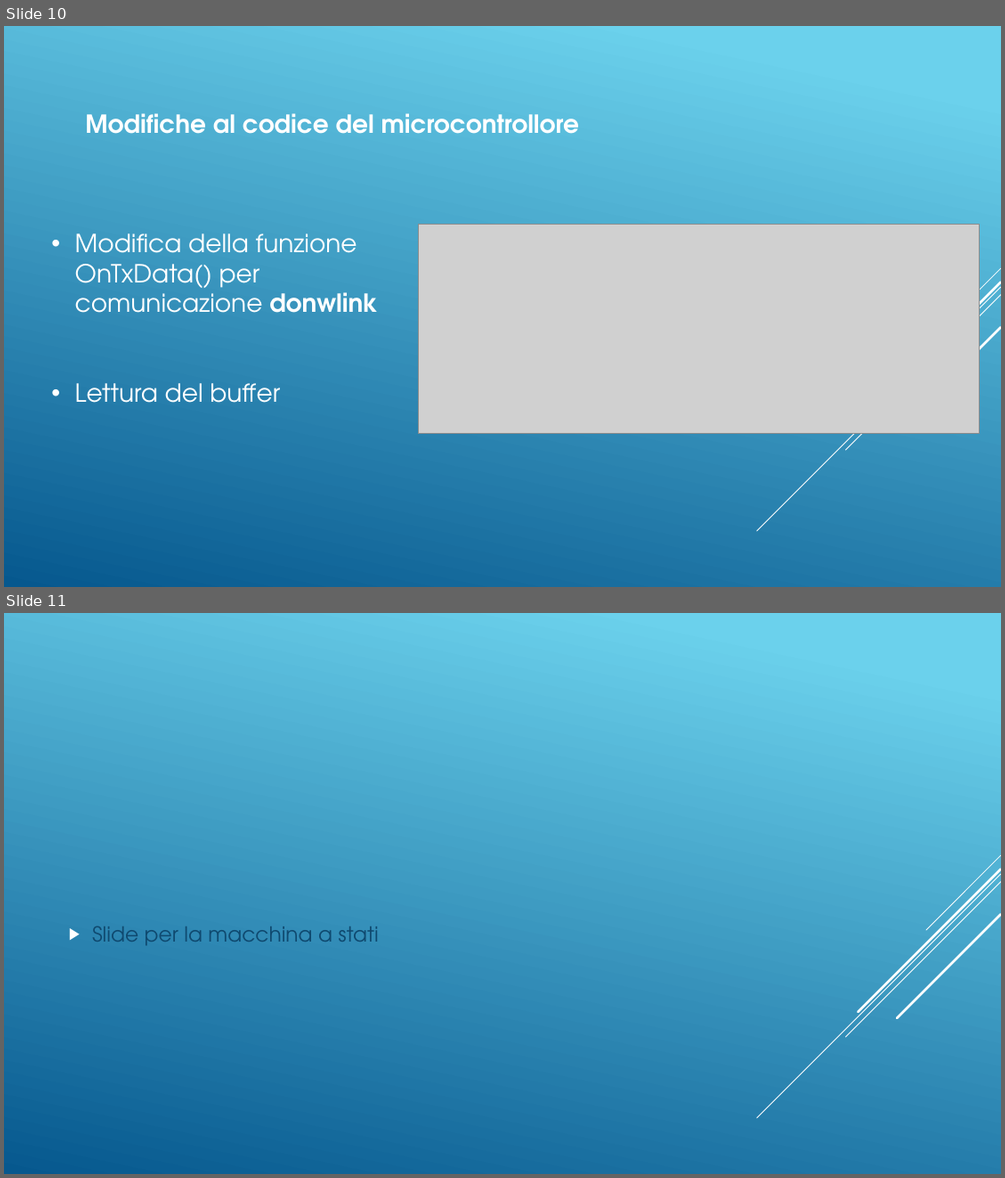
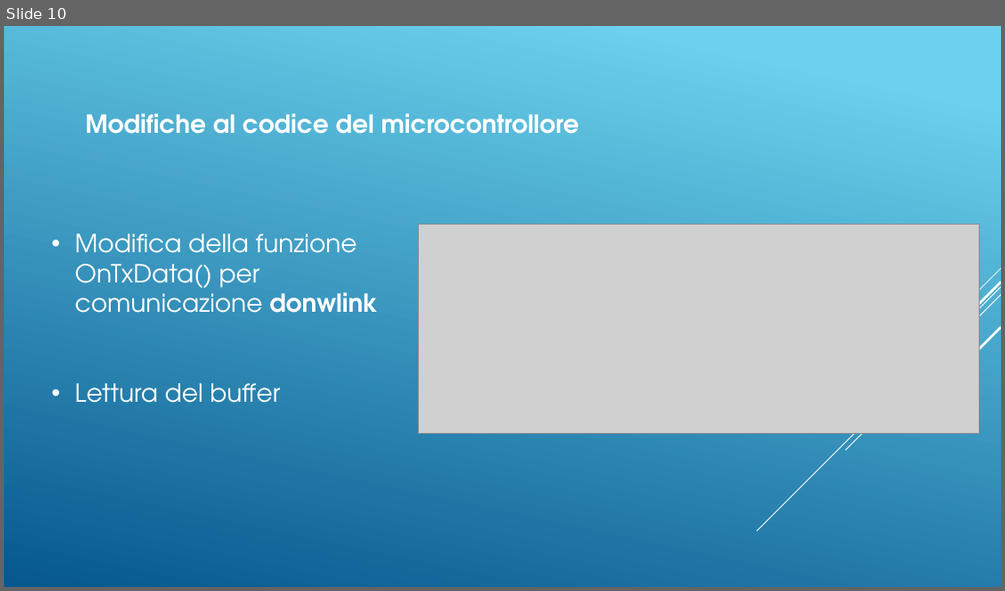
Before and after one commit to DaddaOperator/STM-Micro-Exercises-PLSD-, a slide deck: PresentazioneOfficial.pptx. Shown one above the other, each under a label of ours: slides 10 and 11 before the commit, slide 10 after it. The pictures are 1005x1178 and 1005x591 pixels, drawn with LibreOffice and Linux fonts; fonts in the diff are those of the drawing; grey boxes stand for pictures. Boxes give left, top, right and bottom in pixels: in the first picture for what was removed or moved away, otherwise in the second. Text is boxed around its words. In the diff, an @@ line names an element or a change of style, - is before the commit and + after.

```diff
--- a/PresentazioneOfficial.pptx
+++ b/PresentazioneOfficial.pptx
@@ slide 11 removed at [4,613,1001,1174], background gradient #6ED2EB to #06588E; not listed: 5 template elements that a slide beside it also shows @@
@@ text removed at [92,926,379,945] @@
-▶ Slide per la macchina a stati
```
Also in this commit, not shown: 1 slide changed, 5 slides added, 2 other slides removed, 3 other files.
